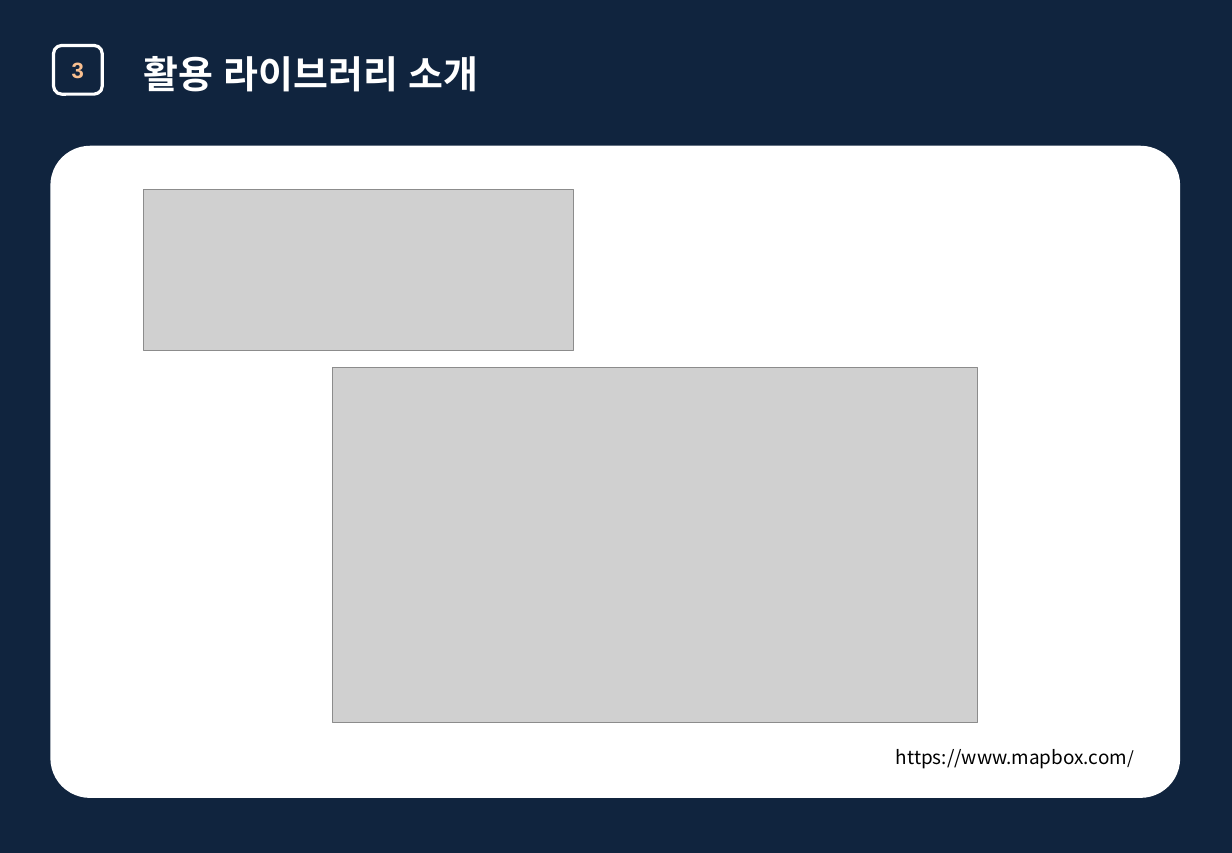
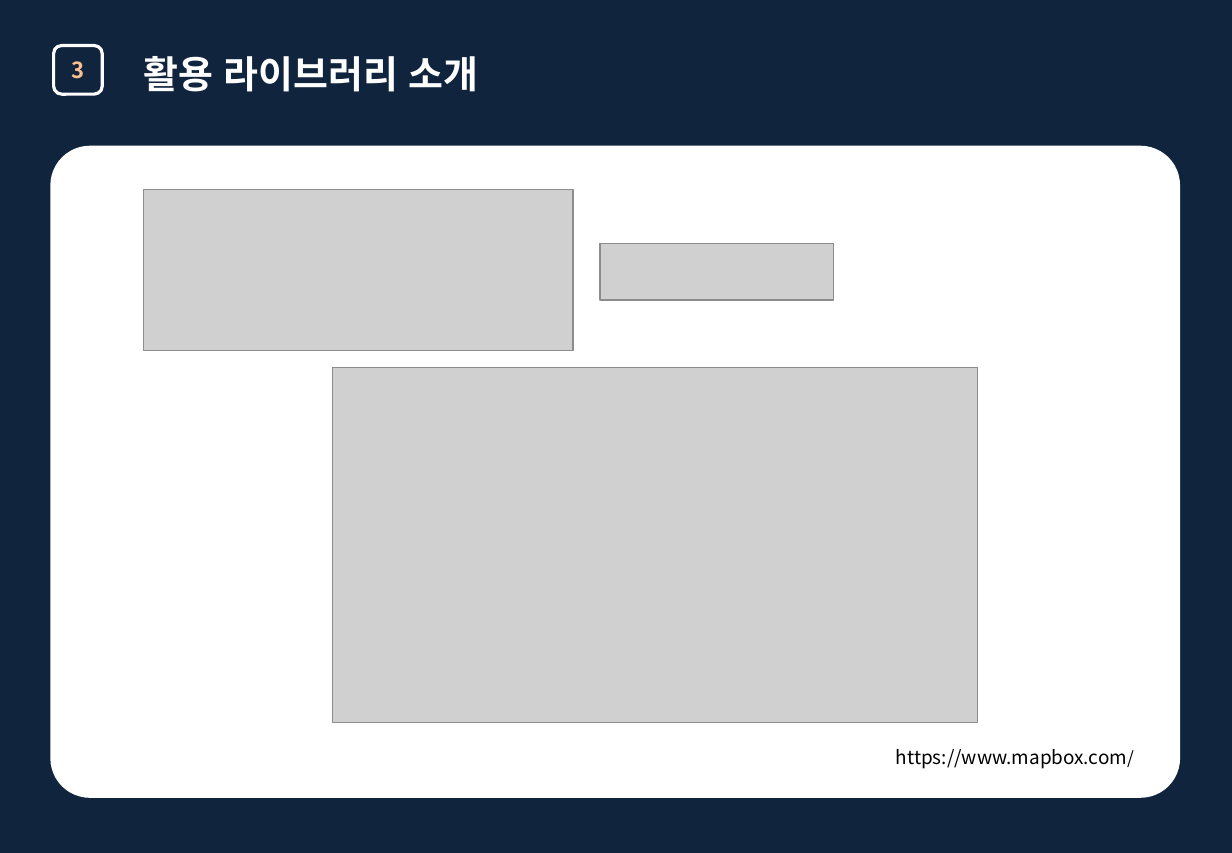
Before and after one commit to OrchardTree7/React-Todolist, a slide deck: slide 11 of 웹프레임워크1(B)_10팀_NONE-ERROR 최종발표.pptx. Drawn at 1232x853 pixels with LibreOffice and Linux fonts; fonts in the diff are those of the drawing; grey boxes stand for pictures. Boxes give left, top, right and bottom in pixels: in the first picture for what was removed or moved away, otherwise in the second. Text is boxed around its words. In the diff, an @@ line names an element or a change of style, - is before the commit and + after.

```diff
--- a/웹프레임워크1(B)_10팀_NONE-ERROR 최종발표.pptx
+++ b/웹프레임워크1(B)_10팀_NONE-ERROR 최종발표.pptx
@@ background #0F243E to #10243E @@
@@ rounded rectangle "3" at box(53, 46, 102, 94): font Arial to Noto Sans CJK KR; proportions changed @@
@@ picture added at box(601, 243, 834, 300) @@
```
Also in this commit, not shown: 16 other slides changed, 2 other files.
